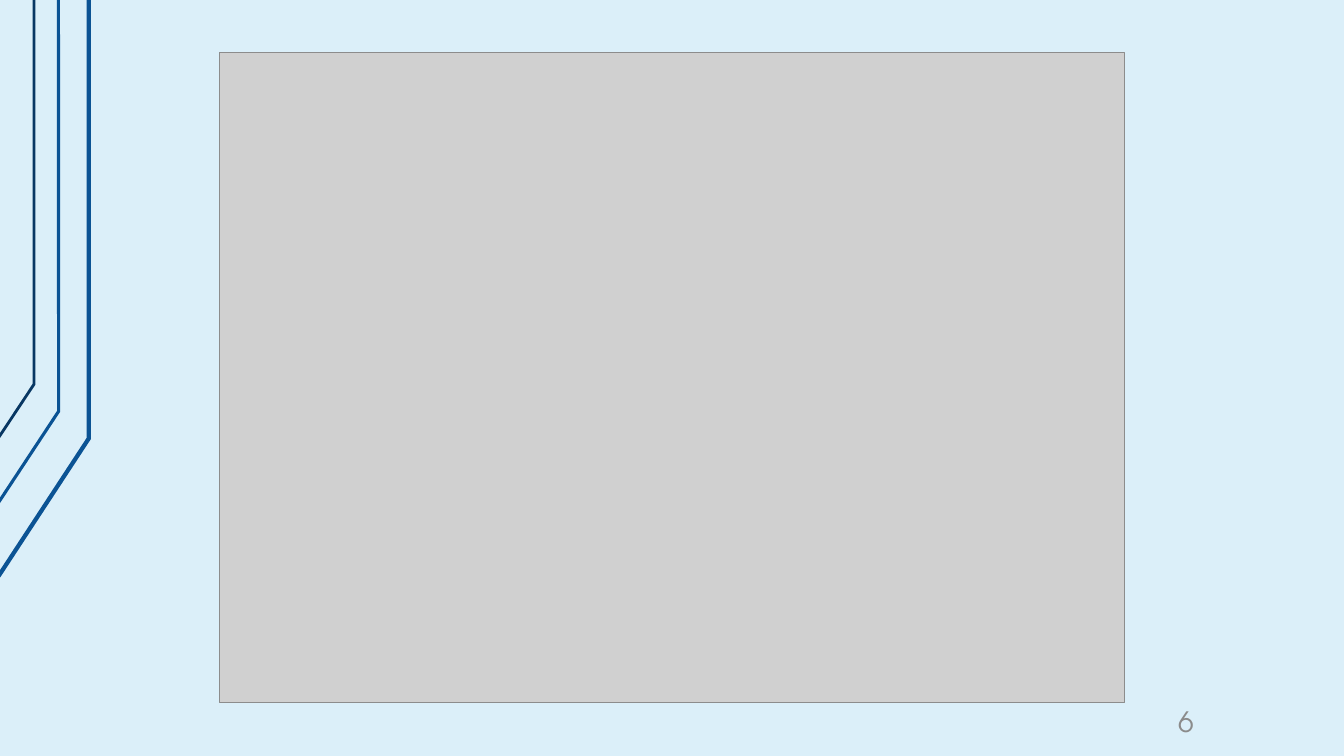
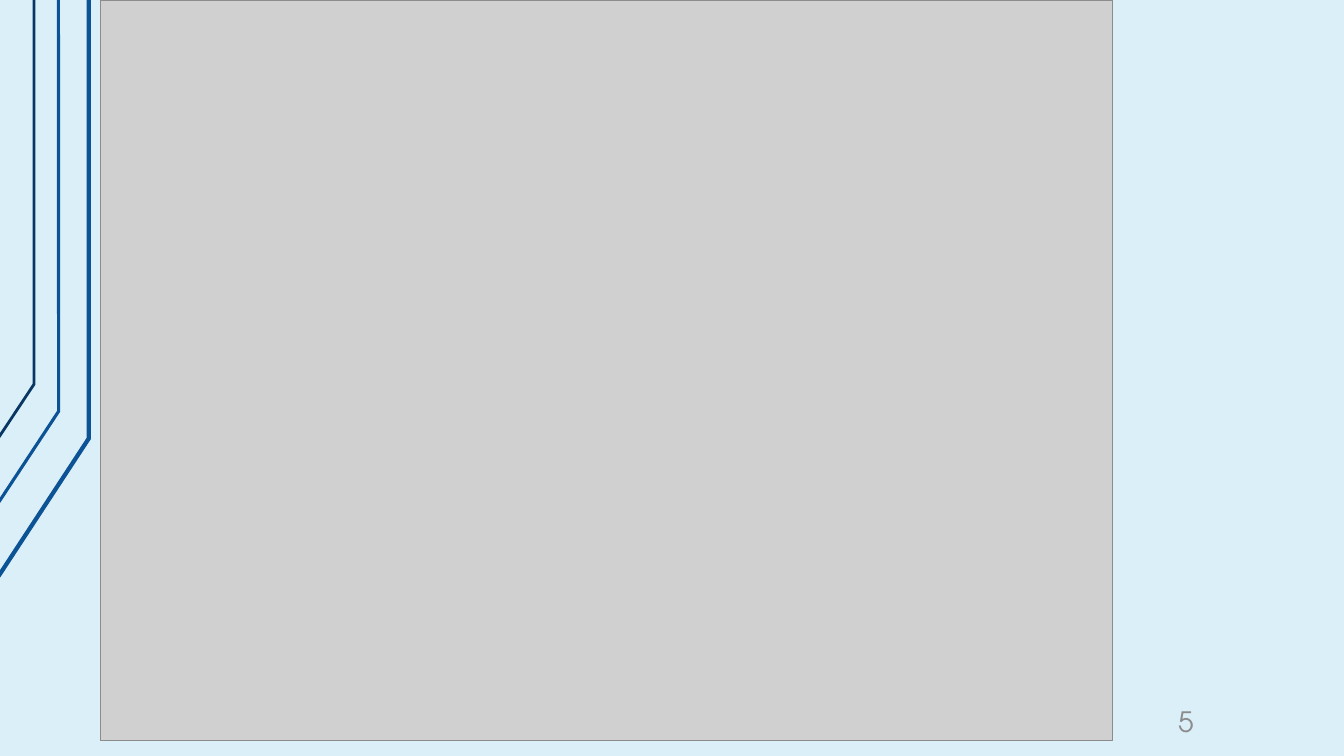
Before and after one commit to Zahar4506/PycharmProjects, a slide deck: slide 5 of pythonParser/Захаров 1541б Предзащита.pptx (slide 6 before the commit). Drawn at 1344x756 pixels with LibreOffice and Linux fonts; fonts in the diff are those of the drawing; grey boxes stand for pictures. Boxes give left, top, right and bottom in pixels: in the first picture for what was removed or moved away, otherwise in the second. Text is boxed around its words. In the diff, an @@ line names an element or a change of style, - is before the commit and + after.

```diff
--- a/pythonParser/Захаров 1541б Предзащита.pptx
+++ b/pythonParser/Захаров 1541б Предзащита.pptx
@@ picture: place and size @@
-picture at <box>220,53,1125,704</box>
+picture at <box>100,0,1113,741</box>
@@ page number at <box>1178,711,1194,732</box>: text changed @@
-6
+5
```
Also in this commit, not shown: 5 other slides changed, 2 slides added, 2 slides removed.
